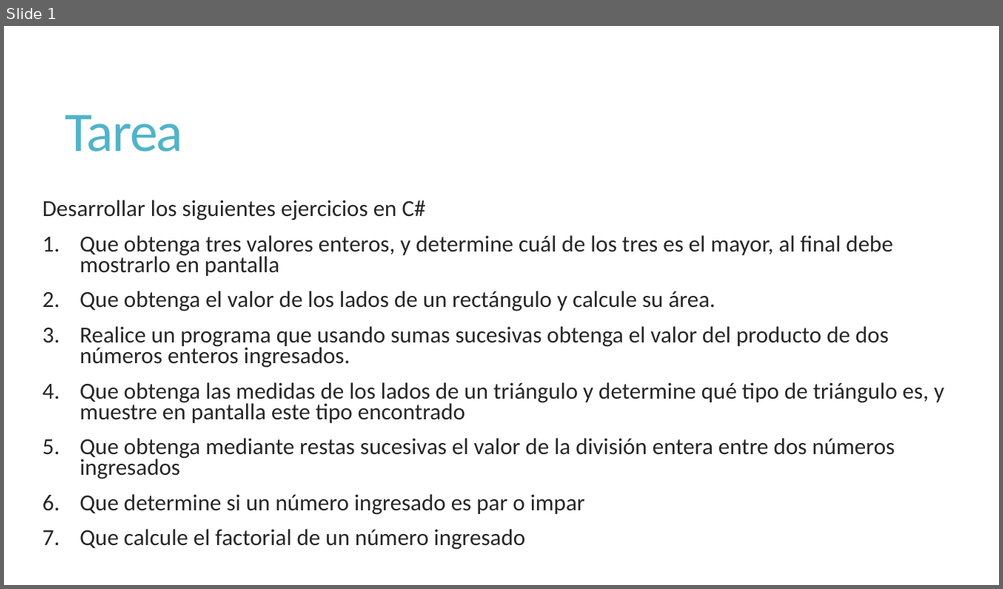
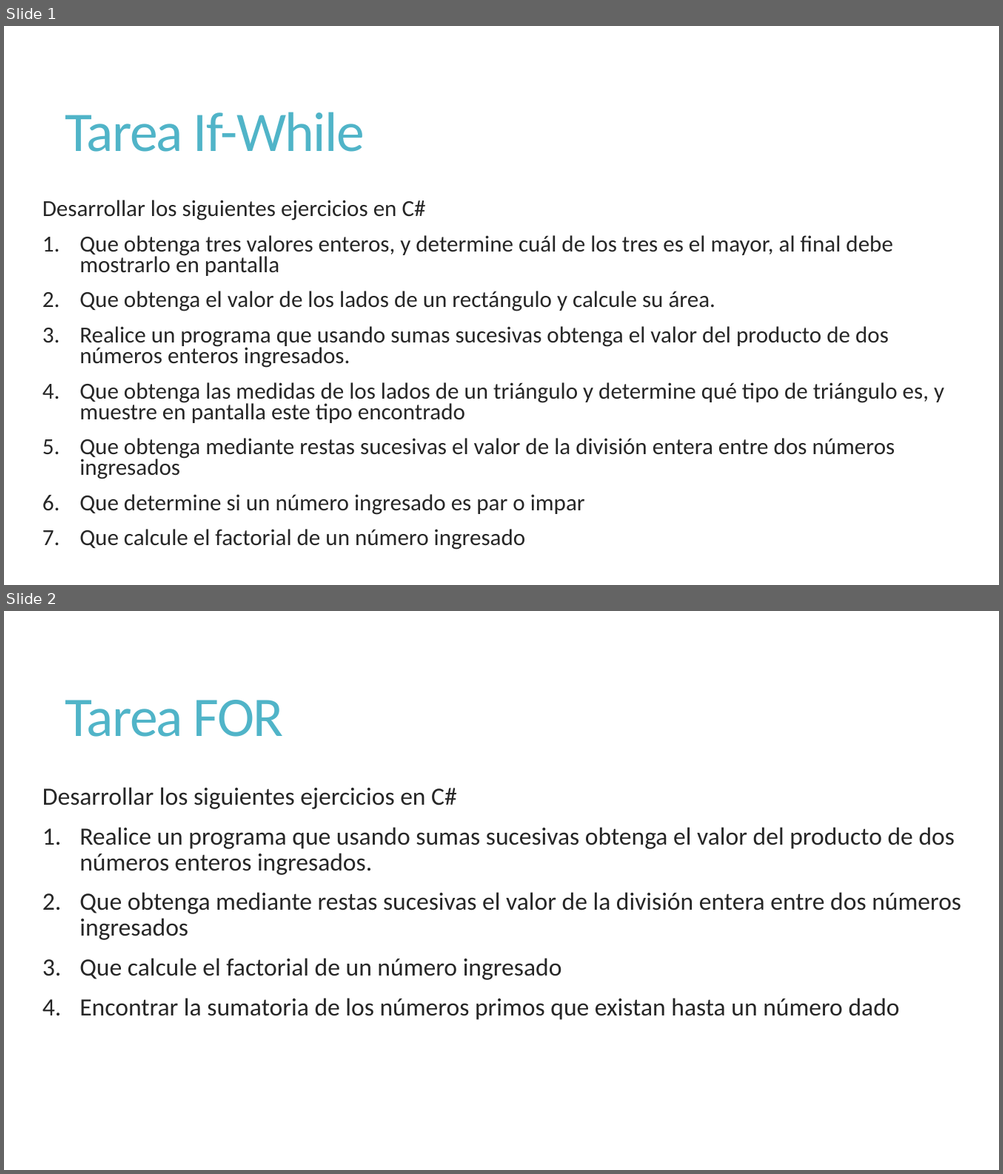
Before and after one commit to Andresrodriguez99/CursoProgramacionEstructurada, a slide deck: Presentaciones/3. Tarea While.pptx. Shown one above the other, each under a label of ours: slide 1 before the commit, slides 1 and 2 after it. The pictures are 1003x589 and 1003x1174 pixels, drawn with LibreOffice and Linux fonts; fonts in the diff are those of the drawing. Boxes give left, top, right and bottom in pixels: in the first picture for what was removed or moved away, otherwise in the second. Text is boxed around its words. In the diff, an @@ line names an element or a change of style, - is before the commit and + after.

Commit message:
Ejercicios FOR

```diff
--- a/Presentaciones/3. Tarea While.pptx
+++ b/Presentaciones/3. Tarea While.pptx
@@ slide 2 added at (4, 611, 999, 1170), background #FFFFFF @@
@@ title added at (65, 700, 284, 737), 54 pt, text #50B4C8 @@
+Tarea FOR
@@ text added at (42, 787, 961, 1020), 24 pt, text #262626 @@
+Desarrollar los siguientes ejercicios en C#
+1. Realice un programa que usando sumas sucesivas obtenga el valor del producto de dos números enteros ingresados.
+2. Que obtenga mediante restas sucesivas el valor de la división entera entre dos números ingresados
+3. Que calcule el factorial de un número ingresado
+4. Encontrar la sumatoria de los números primos que existan hasta un número dado
@@ slide 1 changed as well @@
@@ title at (65, 112, 364, 152): text changed @@
-Tarea
+Tarea If-While
```
Also in this commit, not shown: 24 other files.
